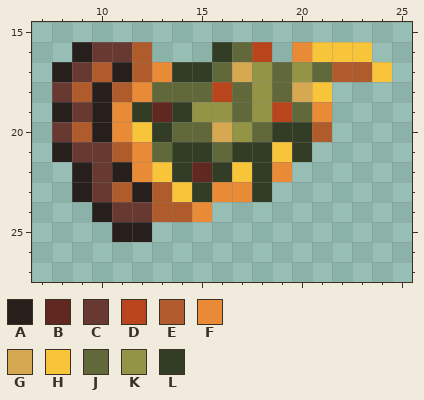
Pixel-art sprite, stored at Resources/Textures/Objects/Consumable/Food/Baked/pizza.rsi/dank-slice.png. Above is the file before it was changed.
The file is 32x32 pixels. Shown: x 7..25, y 15..27.
Palette (. is transparent): A #271f1b  B #612721  C #673931  D #b9451d  E #b05b2c  F #e88a36  G #d6a851  H #f8c53a  J #61683a  K #939446  L #333c24
Pixels before, first column x 8:
16 .ACCE...LJD.FHHH.
17 ACEAEFLLJGKJKJEEH
18 CEAEFJJJDJKJGH...
19 ACAFLBLKKJKDJF...
20 CEAFHLJJGKJLLE...
21 ACCEFJLLJLLHL....
22 .ACAFHLBLHLF.....
23 .ACEAEHLFFL......
24 ..ACCEEF.........
25 ...AA............
Now the later version:
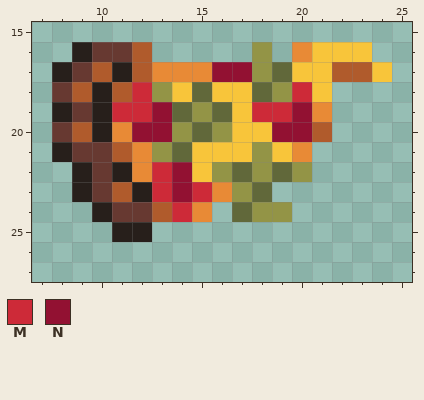
Colours new in this view: M #cd2a38  N #921132
Change:
Changed rows in their new state; - is an unchanged pixel.
first column x 11:
16 -----..K---
17 ---FFNN--HH
18 -MKH-HHJKM-
19 MMNJ-JHMMN-
20 -NNK-KHHNN-
21 --KJHHHK-F-
22 --MNHKJKJK-
23 --MNM-KJ---
24 ---M--JKK--
Boxes around the changes in both pictures, in picture pixels (x1, y1, x2, y2):
changed: (112, 42, 332, 222)
